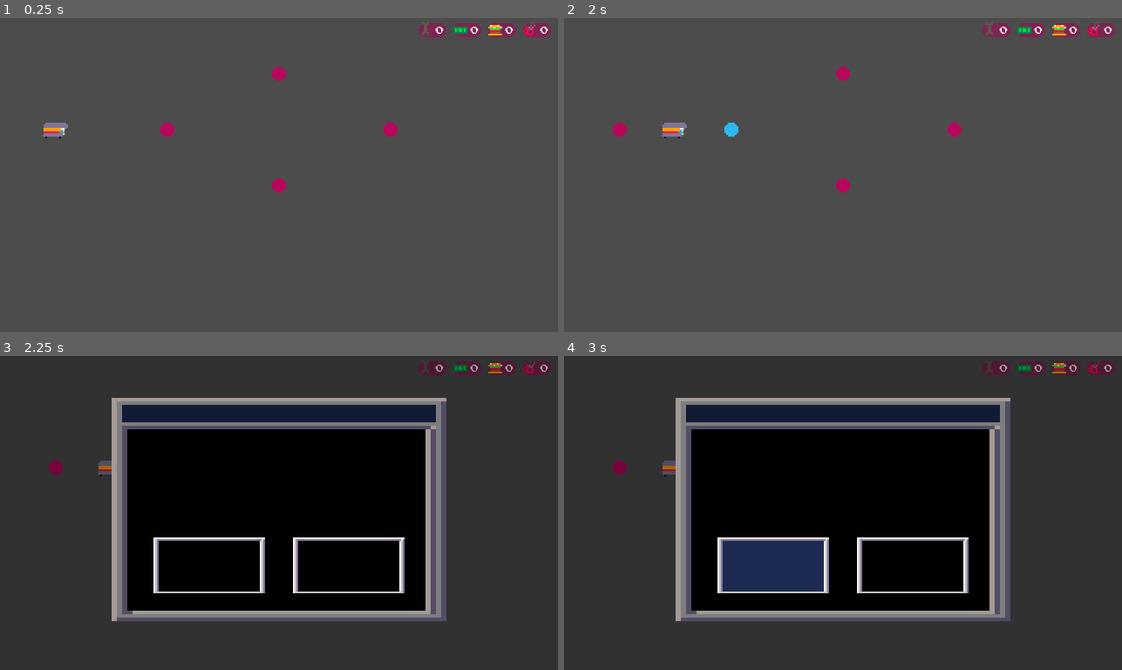
Above: before the commit, frames 1-4 (two rows, left to right).
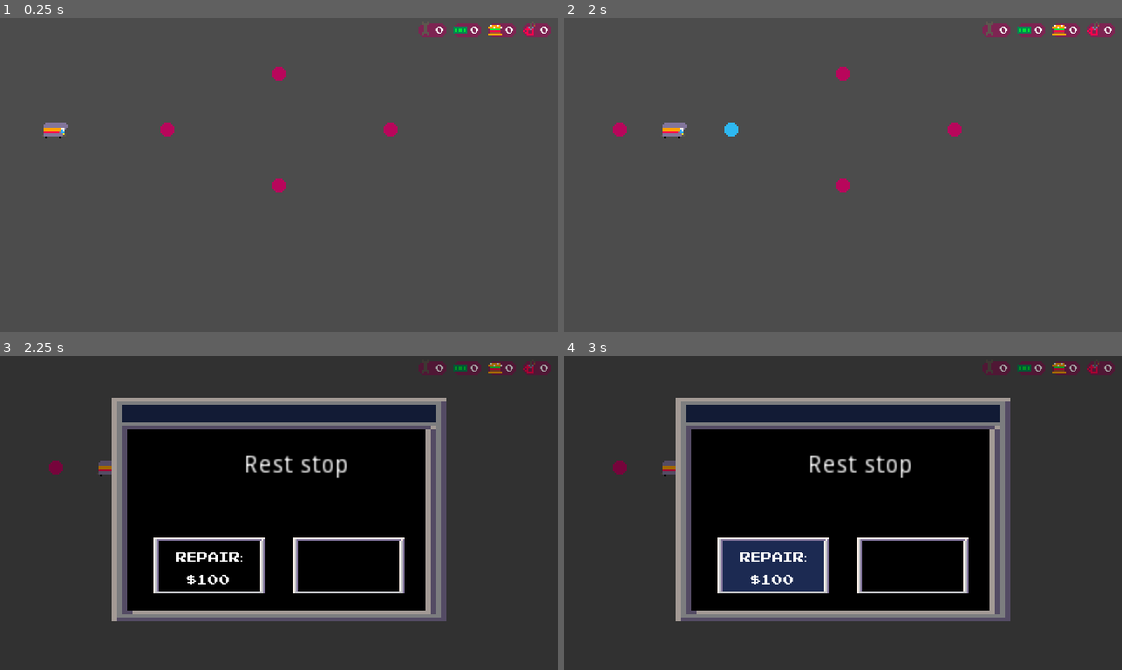
Above: after the commit, the same moments.

Repository: youssefevan/global-game-jam-2023
Game: Godot game, scene res://Scenes/TestingGrounds.tscn
Same seed, same stepped clock (60 frames per second), same inputs: the game is played once before the commit and once after it. This scene is started directly instead of the project's main scene.
Inputs (mouse positions are in pixels of both pictures, inside the frame that each line leads up to):
- Up to frame 1 (0.25 s): no input
- Up to frame 2 (2 s): tap Enter at 0.5 s; move the mouse to (619, 131) at 0.52 s; click (619, 131) at 0.6 s; tap Space at 1.25 s; move the mouse to (731, 131) at 1.27 s; click (731, 131) at 1.35 s
- Up to frame 3 (2.25 s): move the mouse to (334, 443) at 2.02 s; click (334, 443) at 2.1 s
- Up to frame 4 (3 s): tap Enter at 2.75 s; move the mouse to (815, 575) at 2.77 s; click (815, 575) at 2.85 s

Frames 1-2 are identical in both runs. In frame 3, 0.8% of the frame differs, in the area x 31-63%, y 31-73%; in frame 4, 0.8%.

Commit message:
Encounter labels

Diff:
--- a/Global Game Jam 2023/Scenes/Encounter.tscn
+++ b/Global Game Jam 2023/Scenes/Encounter.tscn
@@ -10,7 +10,7 @@
 [sub_resource type="Theme" id=1]
 
 [sub_resource type="DynamicFont" id=2]
-size = 15
+size = 8
 font_data = ExtResource( 4 )
 
 [node name="Encounter" type="Node2D"]
@@ -29,7 +29,14 @@
 "_edit_lock_": true
 }
 
-[node name="TextureButton" type="TextureButton" parent="."]
+[node name="Title" type="Label" parent="."]
+margin_left = 140.0
+margin_top = 56.0
+margin_right = 180.0
+margin_bottom = 70.0
+align = 1
+
+[node name="Pay" type="TextureButton" parent="."]
 margin_left = 88.0
 margin_top = 104.0
 margin_right = 152.0
@@ -42,14 +49,16 @@
 "_edit_group_": true
 }
 
-[node name="answer1" type="Label" parent="TextureButton"]
+[node name="answer1" type="Label" parent="Pay"]
 margin_left = 10.0
 margin_top = 6.0
 margin_right = 54.0
-margin_bottom = 24.0
+margin_bottom = 26.0
 custom_fonts/font = SubResource( 2 )
+align = 1
+autowrap = true
 
-[node name="TextureButton2" type="TextureButton" parent="."]
+[node name="Continue" type="TextureButton" parent="."]
 margin_left = 168.0
 margin_top = 104.0
 margin_right = 232.0
@@ -62,9 +71,11 @@
 "_edit_group_": true
 }
 
-[node name="answer2" type="Label" parent="TextureButton2"]
+[node name="answer2" type="Label" parent="Continue"]
 margin_left = 10.0
 margin_top = 6.0
 margin_right = 54.0
-margin_bottom = 24.0
+margin_bottom = 26.0
 custom_fonts/font = SubResource( 2 )
+align = 1
+autowrap = true
--- a/Global Game Jam 2023/Scripts/encounter.gd
+++ b/Global Game Jam 2023/Scripts/encounter.gd
@@ -6,3 +6,31 @@
 
 func start_encounter(type : String):
 	self.visible = true
+
+	match type:
+		"flat_tire":
+			flat_tire()
+		"hit_deer":
+			hit_deer()
+		"heavy_traffic":
+			heavy_traffic()
+		"rest_stop":
+			rest_stop()
+
+func flat_tire():
+	$Title.text = "Flat tire"
+	$Pay/answer1.text = str("Repair: $", Global.flat_repair)
+
+	$Continue/answer2.text = str("Continue: -1 health")
+
+func hit_deer():
+	$Title.text = "Hit deer"
+	$Pay/answer1.text = str("Repair: $", Global.flat_repair)
+
+func heavy_traffic():
+	$Title.text = "Heavy traffic"
+	$Pay/answer1.text = str("Repair: $", Global.flat_repair)
+
+func rest_stop():
+	$Title.text = "Rest stop"
+	$Pay/answer1.text = str("Repair: $", Global.flat_repair)
--- a/Global Game Jam 2023/Scripts/global.gd
+++ b/Global Game Jam 2023/Scripts/global.gd
@@ -4,6 +4,8 @@
 var target_city : City
 var current_city : City
 var encounter : Encounter
+
+var flat_repair := 100
 
 var arrived := true
 
